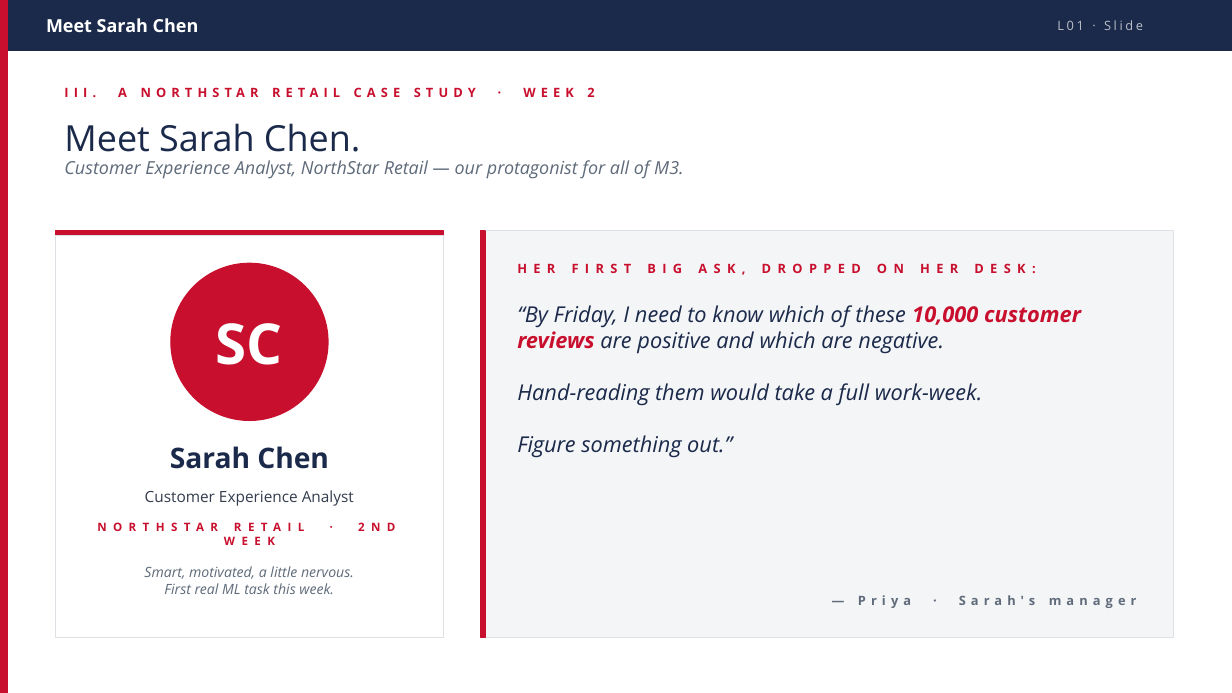
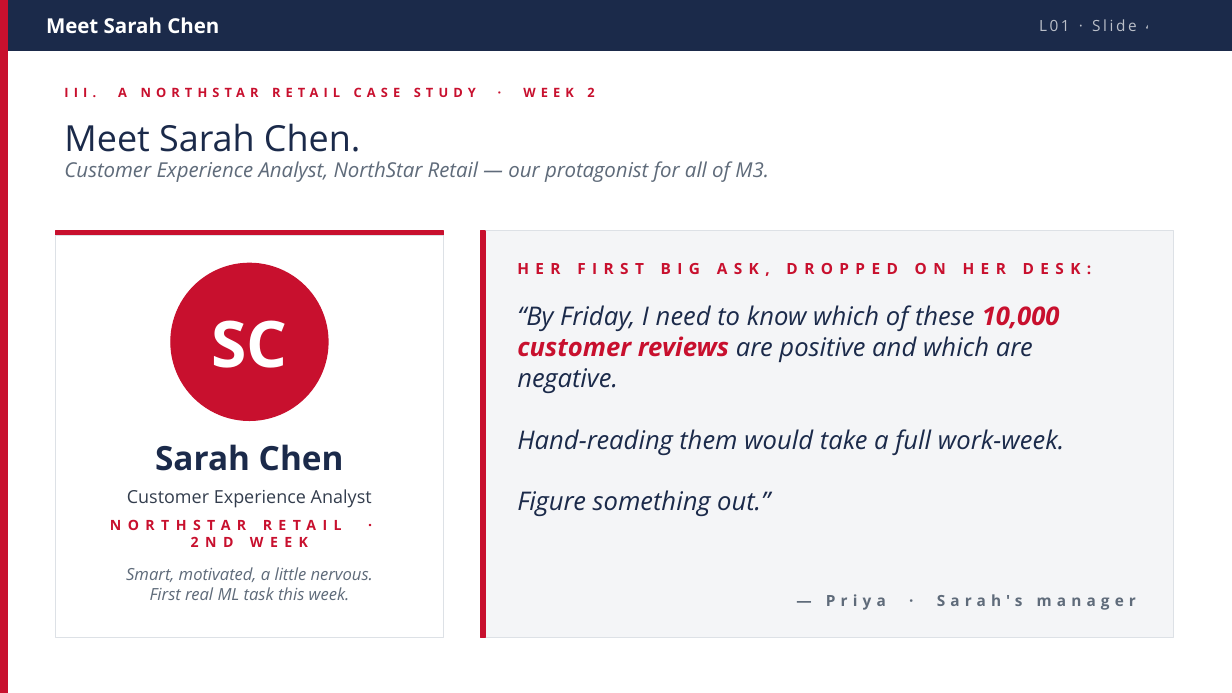
Before and after one commit to flexfengfeng/dsai-m3-ml-genai, a slide deck: slide 4 of L01-intro-ml/slides/L01_slides_ntu_web.pptx. Drawn at 1232x693 pixels with LibreOffice and Linux fonts; fonts in the diff are those of the drawing. Boxes give left, top, right and bottom in pixels: in the first picture for what was removed or moved away, otherwise in the second. Text is boxed around its words. In the diff, an @@ line names an element or a change of style, - is before the commit and + after.

```diff
--- a/L01-intro-ml/slides/L01_slides_ntu_web.pptx
+++ b/L01-intro-ml/slides/L01_slides_ntu_web.pptx
@@ text "Meet Sarah Chen" at (46, 17, 219, 34): size 14 to 16 pt @@
@@ text "Customer Experience Analyst, NorthStar Retail ..." at (64, 161, 769, 182): size 14 to 16 pt @@
@@ text "SC" at (211, 320, 287, 368): size 44 to 50 pt @@
@@ text "“By Friday, I need to ..." at (517, 305, 1064, 516): size 17 to 20 pt @@
@@ text "Sarah Chen" at (155, 444, 344, 471): size 22 to 26 pt @@
@@ text "Customer Experience Analyst" at (127, 489, 372, 508): size 12 to 14 pt @@
@@ text "NORTHSTAR RETAIL · 2ND WEEK" at (83, 518, 416, 550): size 9 to 11 pt @@
@@ text "Smart, motivated, a little nervous." at (126, 567, 373, 600): size 11 to 13 pt @@
@@ size 10 to 12 pt in 3 elements at (1039, 19, 1186, 31), (508, 254, 1146, 282), (826, 594, 1136, 610) @@
```
Also in this commit, not shown: 21 other slides changed.
